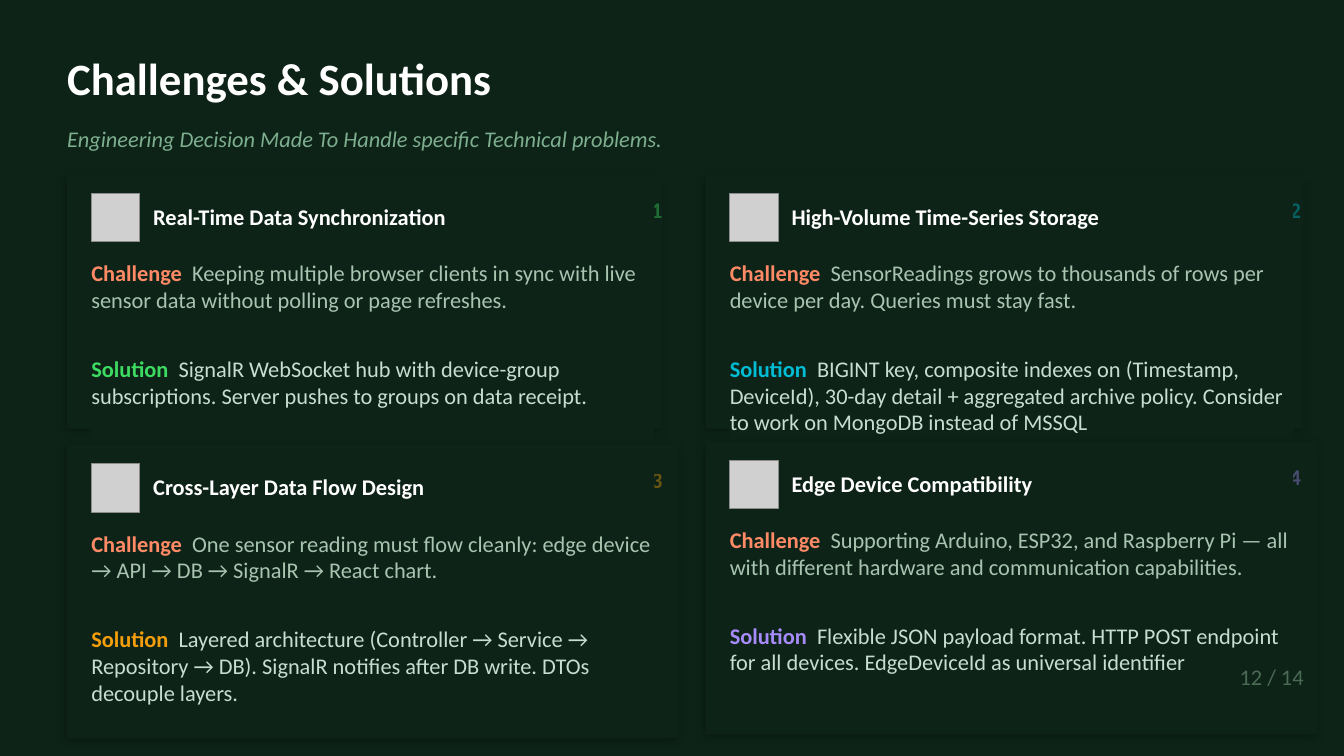
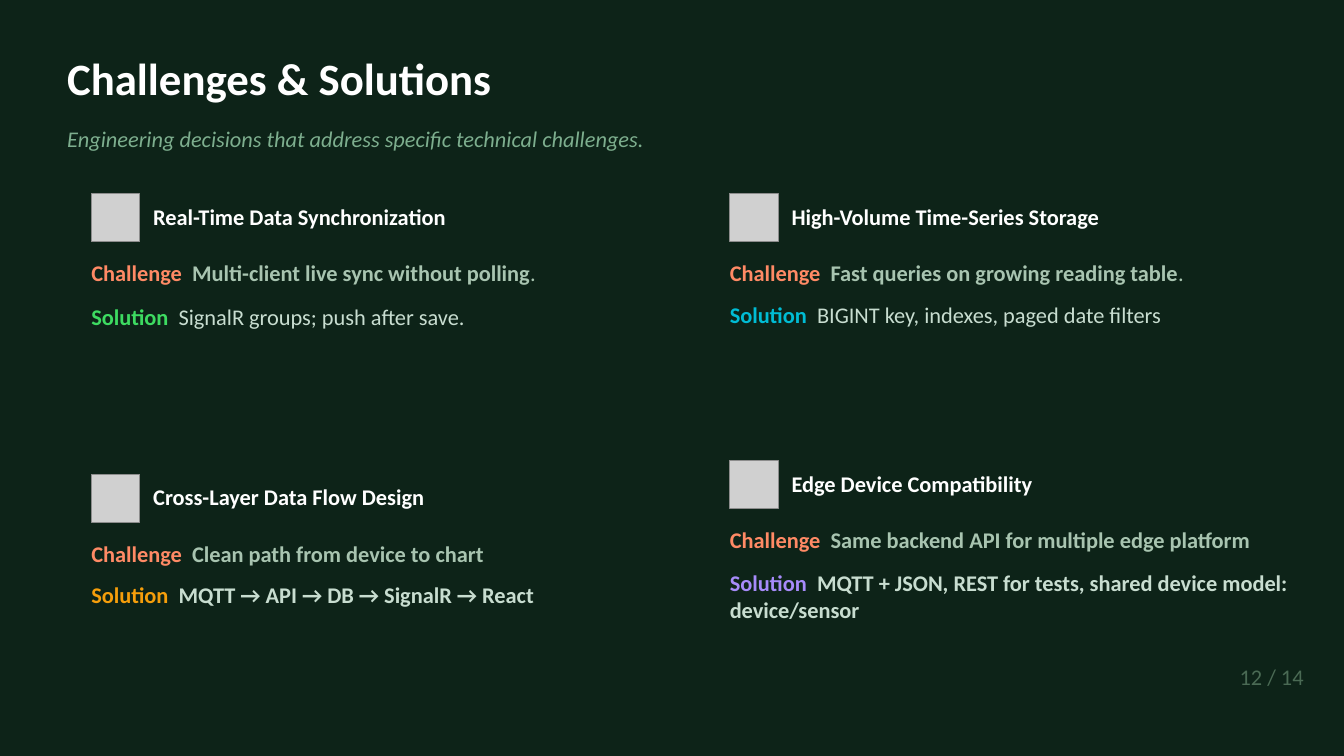
Before and after one commit to TranRTC/capstone_project, a slide deck: slide 12 of Documents/Presentation/Capstone Project Presentation.pptx. Drawn at 1344x756 pixels with LibreOffice and Linux fonts; fonts in the diff are those of the drawing; grey boxes stand for pictures. Boxes give left, top, right and bottom in pixels: in the first picture for what was removed or moved away, otherwise in the second. Text is boxed around its words. In the diff, an @@ line names an element or a change of style, - is before the commit and + after.

```diff
--- a/Documents/Presentation/Capstone Project Presentation.pptx
+++ b/Documents/Presentation/Capstone Project Presentation.pptx
@@ text at bbox=[67, 131, 643, 151]: text changed @@
-Engineering Decision Made To Handle specific Technical problems.
+Engineering decisions that address specific technical challenges.
@@ rectangle removed at bbox=[68, 174, 663, 429] @@
@@ rectangle removed at bbox=[706, 174, 1304, 429] @@
@@ text removed at bbox=[640, 204, 663, 218] @@
-01
@@ text removed at bbox=[1278, 203, 1301, 218] @@
-02
@@ text at bbox=[91, 265, 536, 285]: text changed; bold on @@
-Challenge Keeping multiple browser clients in sync with live sensor data without polling or page refreshes.
+Challenge Multi-client live sync without polling.
@@ text at bbox=[730, 265, 1183, 285]: text changed; bold on @@
-Challenge SensorReadings grows to thousands of rows per device per day. Queries must stay fast.
+Challenge Fast queries on growing reading table.
@@ text at bbox=[91, 309, 465, 329]: text changed @@
-Solution SignalR WebSocket hub with device-group subscriptions. Server pushes to groups on data receipt.
+Solution SignalR groups; push after save.
@@ text at bbox=[730, 307, 1160, 327]: text changed @@
-Solution BIGINT key, composite indexes on (Timestamp, DeviceId), 30-day detail + aggregated archive policy. Consider to work on MongoDB instead of MSSQL
+Solution BIGINT key, indexes, paged date filters
@@ rectangle removed at bbox=[68, 446, 680, 739] @@
@@ rectangle removed at bbox=[706, 442, 1318, 735] @@
@@ picture: place and size @@
-picture at bbox=[92, 464, 140, 512]
+picture at bbox=[92, 474, 140, 522]
@@ text "Cross-Layer Data Flow Design": place and size @@
-text "Cross-Layer Data Flow Design" at bbox=[153, 479, 424, 499]
+text "Cross-Layer Data Flow Design" at bbox=[153, 489, 424, 509]
@@ text removed at bbox=[640, 474, 663, 488] @@
-03
@@ text removed at bbox=[1278, 470, 1301, 485] @@
-04
@@ text at bbox=[730, 532, 1250, 552]: text changed; bold on @@
-Challenge Supporting Arduino, ESP32, and Raspberry Pi — all with different hardware and communication capabilities.
+Challenge Same backend API for multiple edge platform
@@ text at bbox=[91, 546, 484, 566]: text changed; bold on @@
-Challenge One sensor reading must flow cleanly: edge device → API → DB → SignalR → React chart.
+Challenge Clean path from device to chart
@@ text at bbox=[91, 587, 534, 607]: text changed; bold on @@
-Solution Layered architecture (Controller → Service → Repository → DB). SignalR notifies after DB write. DTOs decouple layers.
+Solution MQTT → API → DB → SignalR → React
@@ text at bbox=[730, 575, 1287, 619]: text changed; bold on @@
-Solution Flexible JSON payload format. HTTP POST endpoint for all devices. EdgeDeviceId as universal identifier.
+Solution MQTT + JSON, REST for tests, shared device model: device/sensor
```
Also in this commit, not shown: 8 other slides changed, 5 other files.
